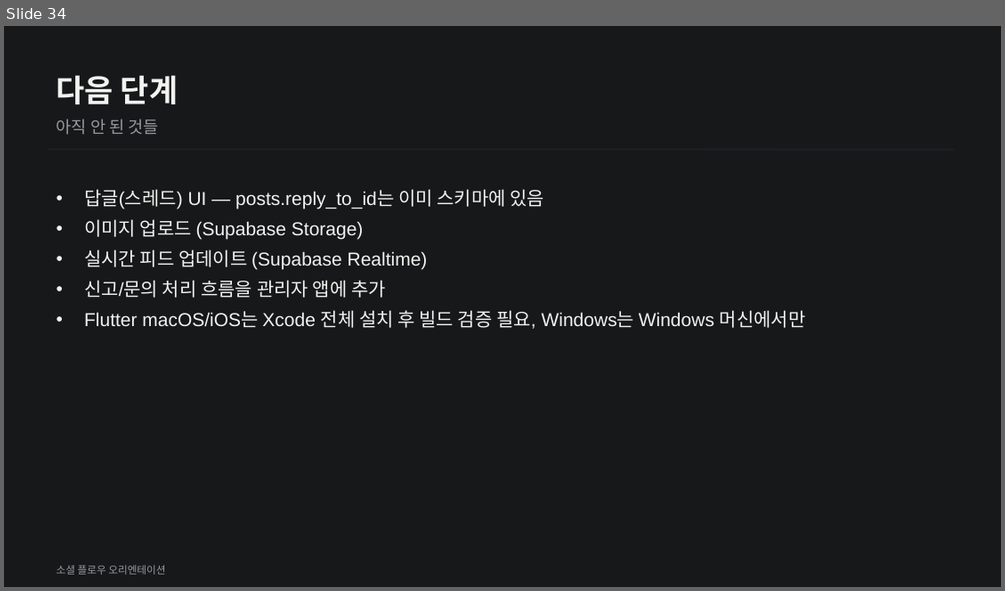
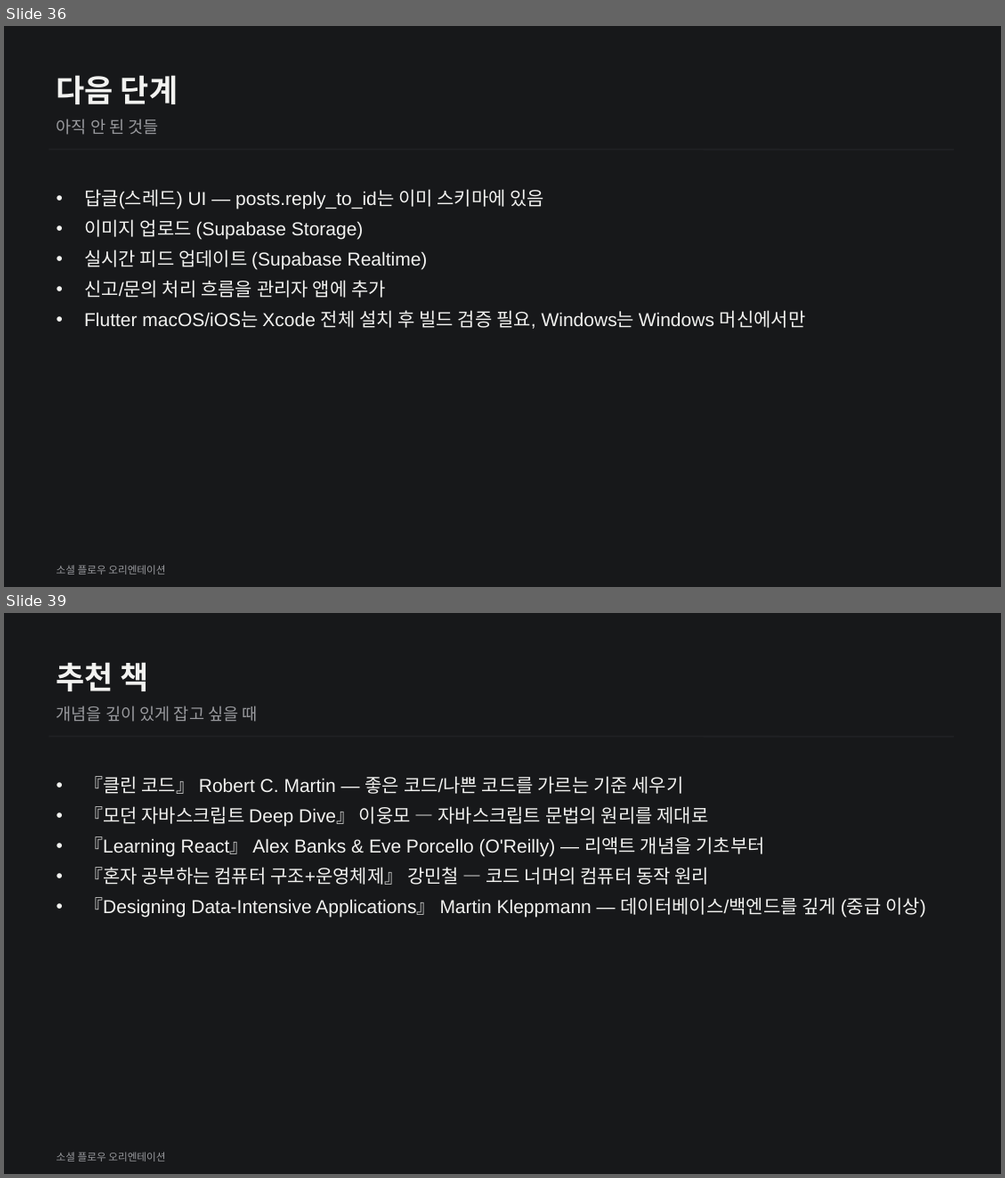
Before and after one commit to white100s/social_flow, a slide deck: docs/social-flow-orientation.pptx. Shown one above the other, each under a label of ours: slide 34 before the commit, slides 36 and 39 after it; the slides between them are not shown. The pictures are 1005x591 and 1005x1178 pixels, drawn with LibreOffice and Linux fonts; fonts in the diff are those of the drawing. Boxes give left, top, right and bottom in pixels: in the first picture for what was removed or moved away, otherwise in the second. Text is boxed around its words. In the diff, an @@ line names an element or a change of style, - is before the commit and + after.

```diff
--- a/docs/social-flow-orientation.pptx
+++ b/docs/social-flow-orientation.pptx
@@ slide 39 added at <box>4,613,1001,1174</box>, background #17181A @@
@@ text added at <box>57,662,149,691</box>, 30 pt, text #F2F2F0, bold @@
+추천 책
@@ text added at <box>57,706,258,722</box>, 16 pt, text #98999D @@
+개념을 깊이 있게 잡고 싶을 때
@@ line added from (48, 737) to (954, 737), #202124 1.5 pt @@
@@ text added at <box>84,776,926,917</box>, 18 pt, text #F2F2F0 @@
+• 『클린 코드』 Robert C. Martin — 좋은 코드/나쁜 코드를 가르는 기준 세우기
+• 『모던 자바스크립트 Deep Dive』 이웅모 — 자바스크립트 문법의 원리를 제대로
+• 『Learning React』 Alex Banks & Eve Porcello (O'Reilly) — 리액트 개념을 기초부터
+• 『혼자 공부하는 컴퓨터 구조+운영체제』 강민철 — 코드 너머의 컴퓨터 동작 원리
+• 『Designing Data-Intensive Applications』 Martin Kleppmann — 데이터베이스/백엔드를 깊게 (중급 이상)
@@ text added at <box>57,1151,165,1161</box>, 10 pt, text #98999D @@
+소셜 플로우 오리엔테이션
@@ what was slide 34 is now slide 36 @@
```
Also in this commit, not shown: 4 other slides added, 1 other file.
